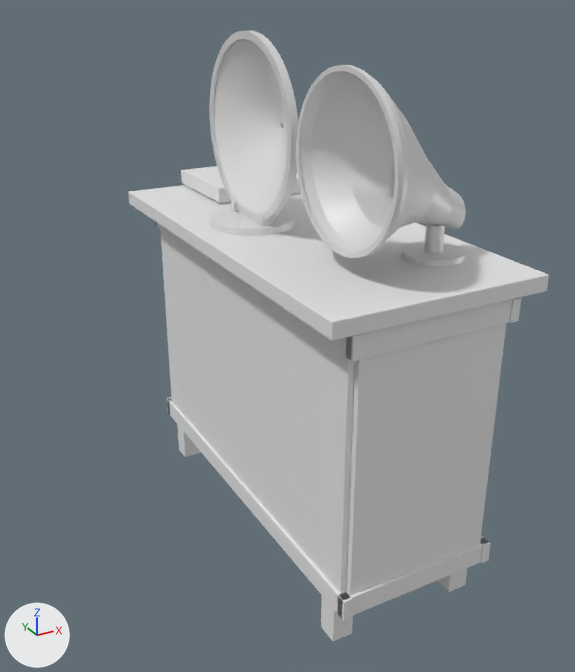
Renders of the Blender file art/blender/radio_display.blend from each side of a commit.
The view is the same before and after, from a 50 mm camera at (16.77, -60.12, 1.84) aimed at (17.93, -58.01, 0.79). Lighting does not change. The marker at lower left points along +X, +Y and +Z. The first picture is the older version.

In view in the first picture: 'storm_shop_radio_service_counter__brass_dull', 'storm_shop_radio_service_counter__cast_iron', 'storm_shop_radio_service_counter__countertop', 'storm_shop_radio_service_counter__fabric_warm', 'storm_shop_radio_service_counter__paper', 'storm_shop_radio_service_counter__wood_dark'.
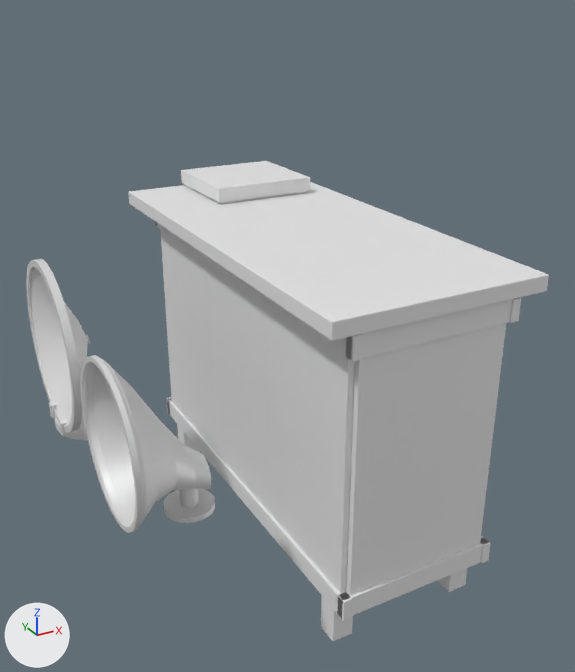
Patch to the scene script:
```diff
--- a/art/blender/radio_display.blend.py
+++ b/art/blender/radio_display.blend.py
@@ me_storm_shop_radio_service_cone_speaker__fabric_warm @@
+me_storm_shop_radio_service_cone_speaker__fabric_warm.from_pydata(...)  # 768 vertices, 1536 faces; spans x -0.542..-0.418, y -0.66..-0.12, z 0.02..0.56
+me_storm_shop_radio_service_cone_speaker__fabric_warm.materials.append(mat_fabric_warm)  # its picture is missing
@@ me_storm_shop_radio_service_cone_speaker__cast_iron @@
+me_storm_shop_radio_service_cone_speaker__cast_iron.from_pydata(...)  # 704 vertices, 1396 faces; spans x -0.56..-0.28, y -0.68..-0.1, z -0.02..0.58
+me_storm_shop_radio_service_cone_speaker__cast_iron.materials.append(mat_cast_iron)  # its picture is missing
@@ me_storm_shop_radio_service_horn_mouth__cast_iron @@
+me_storm_shop_radio_service_horn_mouth__cast_iron.from_pydata(...)  # 224 vertices, 440 faces; spans x -0.165..-0.015, y -0.315..-0.165, z -0.04..0.065
+me_storm_shop_radio_service_horn_mouth__cast_iron.materials.append(mat_cast_iron)  # its picture is missing
@@ me_storm_shop_radio_service_horn_mouth__brass_dull @@
+me_storm_shop_radio_service_horn_mouth__brass_dull.from_pydata(...)  # 1536 vertices, 3072 faces; spans x -0.313..-0.04, y -0.48..0.0, z 0.0..0.48
+me_storm_shop_radio_service_horn_mouth__brass_dull.materials.append(mat_brass_dull)  # its picture is missing
@@ ob_storm_shop_radio_service_counter__brass_dull @@
-ob_storm_shop_radio_service_counter__brass_dull = bpy.data.objects.new('storm_shop_radio_service_counter__brass_dull', me_storm_shop_radio_service_counter__brass_dull)
-ob_storm_shop_radio_service_counter__brass_dull.location = (18.05, -57.925, 0.05)
@@ ob_storm_shop_radio_service_counter__cast_iron @@
-ob_storm_shop_radio_service_counter__cast_iron = bpy.data.objects.new('storm_shop_radio_service_counter__cast_iron', me_storm_shop_radio_service_counter__cast_iron)
-ob_storm_shop_radio_service_counter__cast_iron.location = (18.05, -57.925, 0.05)
@@ ob_storm_shop_radio_service_counter__fabric_warm @@
-ob_storm_shop_radio_service_counter__fabric_warm = bpy.data.objects.new('storm_shop_radio_service_counter__fabric_warm', me_storm_shop_radio_service_counter__fabric_warm)
-ob_storm_shop_radio_service_counter__fabric_warm.location = (18.05, -57.925, 0.05)
@@ ob_storm_shop_radio_service_cone_speaker__fabric_warm @@
+ob_storm_shop_radio_service_cone_speaker__fabric_warm = bpy.data.objects.new('storm_shop_radio_service_cone_speaker__fabric_warm', me_storm_shop_radio_service_cone_speaker__fabric_warm)
+ob_storm_shop_radio_service_cone_speaker__fabric_warm.location = (17.79, -57.24, 0.46)
@@ ob_storm_shop_radio_service_cone_speaker__cast_iron @@
+ob_storm_shop_radio_service_cone_speaker__cast_iron = bpy.data.objects.new('storm_shop_radio_service_cone_speaker__cast_iron', me_storm_shop_radio_service_cone_speaker__cast_iron)
+ob_storm_shop_radio_service_cone_speaker__cast_iron.location = (17.79, -57.24, 0.46)
@@ ob_storm_shop_radio_service_horn_mouth__cast_iron @@
+ob_storm_shop_radio_service_horn_mouth__cast_iron = bpy.data.objects.new('storm_shop_radio_service_horn_mouth__cast_iron', me_storm_shop_radio_service_horn_mouth__cast_iron)
+ob_storm_shop_radio_service_horn_mouth__cast_iron.location = (17.55, -58.03, 0.48)
@@ ob_storm_shop_radio_service_horn_mouth__brass_dull @@
+ob_storm_shop_radio_service_horn_mouth__brass_dull = bpy.data.objects.new('storm_shop_radio_service_horn_mouth__brass_dull', me_storm_shop_radio_service_horn_mouth__brass_dull)
+ob_storm_shop_radio_service_horn_mouth__brass_dull.location = (17.55, -58.03, 0.48)
```

Changed parts and their boxes (x1, y1, x2, y2) in the pictures (575 x 672 px):
'storm_shop_radio_service_counter__brass_dull', deleted
    before: (296, 65, 466, 258)
'storm_shop_radio_service_horn_mouth__brass_dull', added
    after: (81, 355, 211, 532)
'storm_shop_radio_service_counter__fabric_warm', deleted
    before: (214, 39, 287, 213)
'storm_shop_radio_service_counter__cast_iron', deleted
    before: (209, 31, 466, 267)
'storm_shop_radio_service_cone_speaker__fabric_warm', added
    after: (30, 267, 90, 425)
'storm_shop_radio_service_cone_speaker__cast_iron', added
    after: (26, 259, 88, 440)
'storm_shop_radio_service_horn_mouth__cast_iron', added
    after: (163, 488, 215, 523)
'storm_shop_radio_service_counter__paper', unchanged, uncovered by the edit
    before: (181, 166, 301, 202)
    after: (181, 161, 310, 202)
